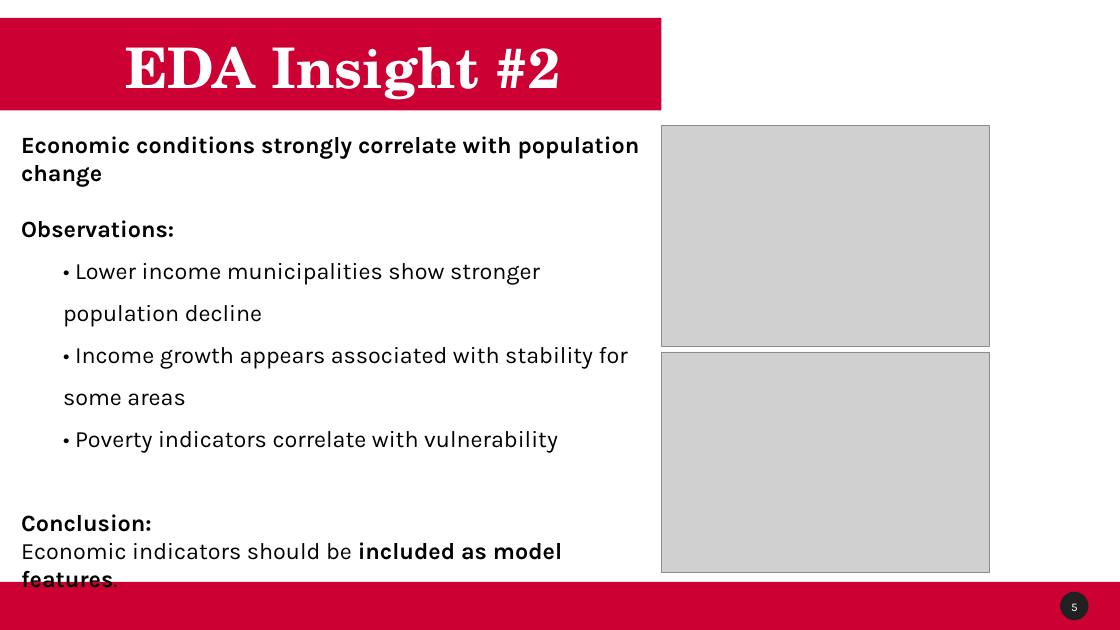
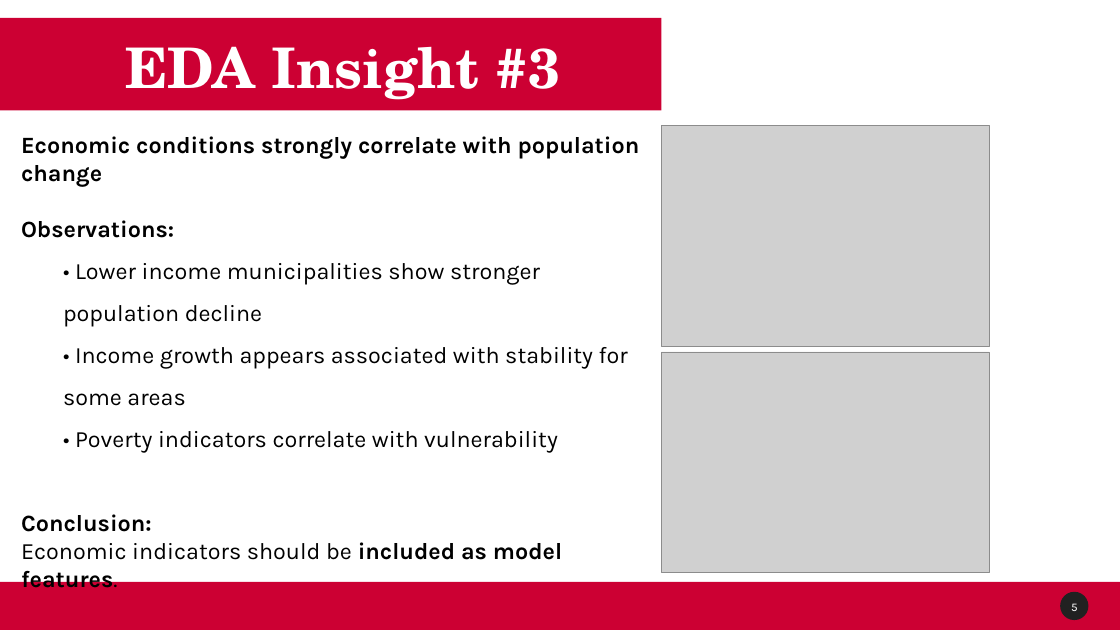
Before and after one commit to Venettov/CAPSTONE_DATA_SCIENCE_RIVERARUIZ, a slide deck: slide 6 of project_reports/CapstoneMidterm.pptx. Drawn at 1120x630 pixels with LibreOffice and Linux fonts; fonts in the diff are those of the drawing; grey boxes stand for pictures; background and template pictures are left out. Boxes give left, top, right and bottom in pixels: in the first picture for what was removed or moved away, otherwise in the second. Text is boxed around its words. In the diff, an @@ line names an element or a change of style, - is before the commit and + after.

```diff
--- a/project_reports/CapstoneMidterm.pptx
+++ b/project_reports/CapstoneMidterm.pptx
@@ text at (x1=126, y1=46, x2=560, y2=100): text changed @@
-EDA Insight #2
+EDA Insight #3
```
Also in this commit, not shown: 1 other slide changed.
